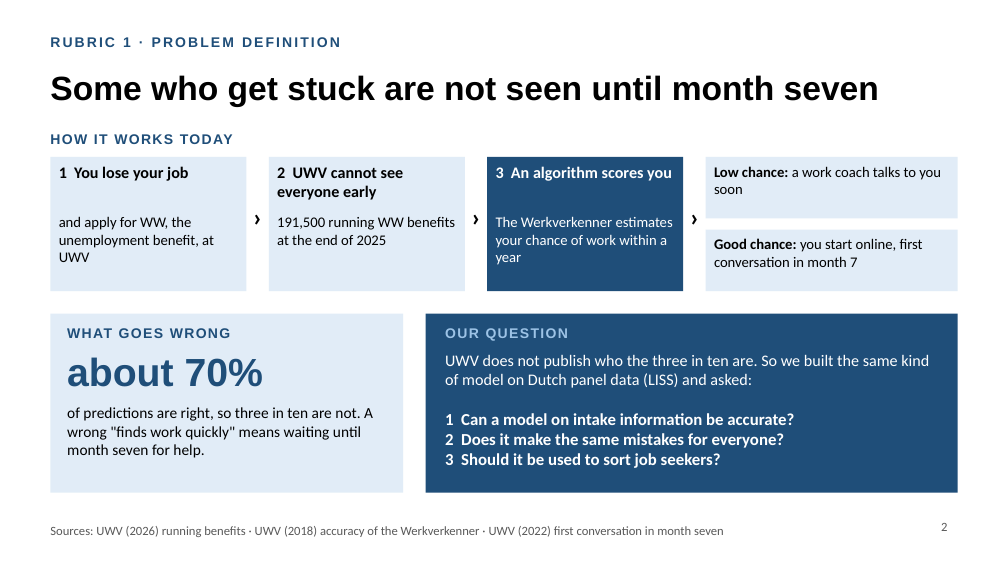
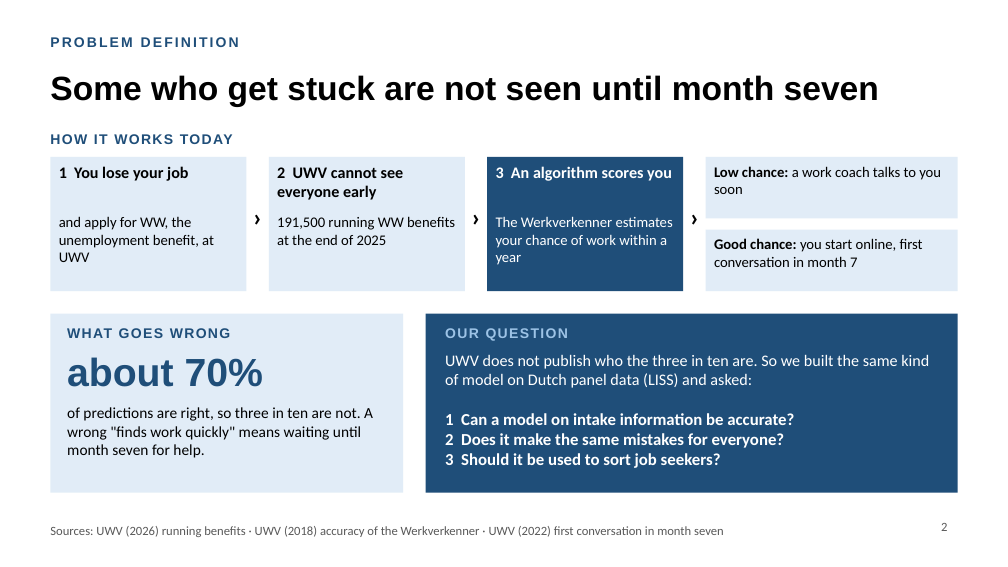
Before and after one commit to lucasjansze/Hackathon_5, a slide deck: slide 2 of presentation/Who_needs_early_help.pptx. Drawn at 1008x567 pixels with LibreOffice and Linux fonts; fonts in the diff are those of the drawing. Boxes give left, top, right and bottom in pixels: in the first picture for what was removed or moved away, otherwise in the second. Text is boxed around its words. In the diff, an @@ line names an element or a change of style, - is before the commit and + after.

```diff
--- a/presentation/Who_needs_early_help.pptx
+++ b/presentation/Who_needs_early_help.pptx
@@ text at box(50, 37, 239, 47): text changed @@
-RUBRIC 1 · PROBLEM DEFINITION
+PROBLEM DEFINITION
```
Also in this commit, not shown: 9 other slides changed, 1 other file.
